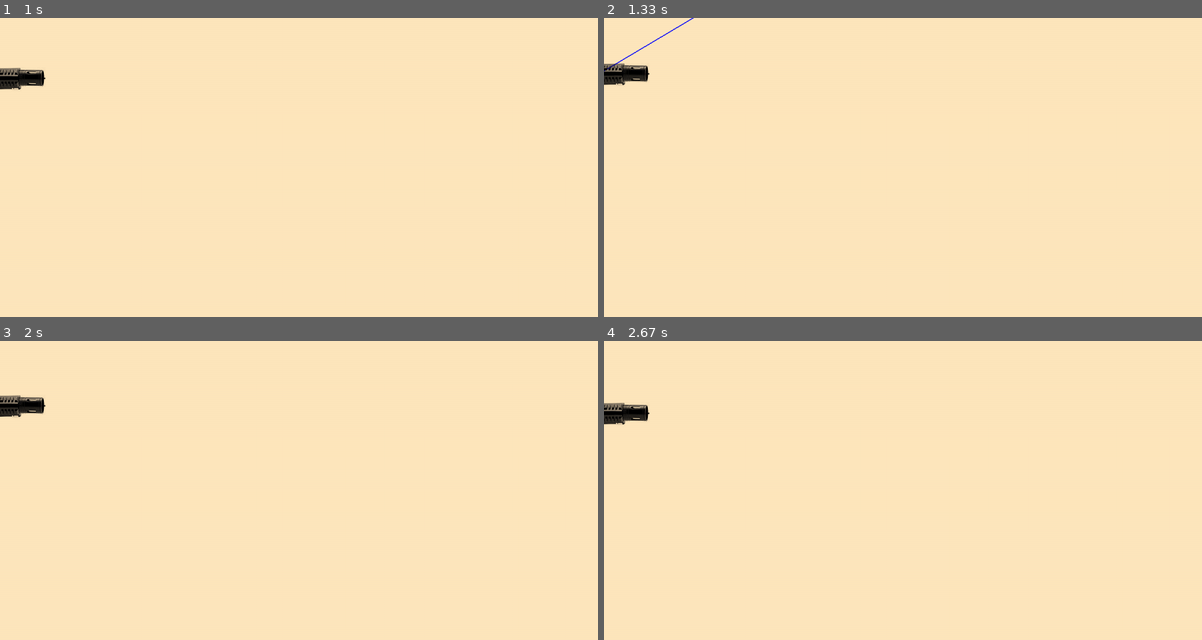
Above: before the commit, frames 1-4 (two rows, left to right).
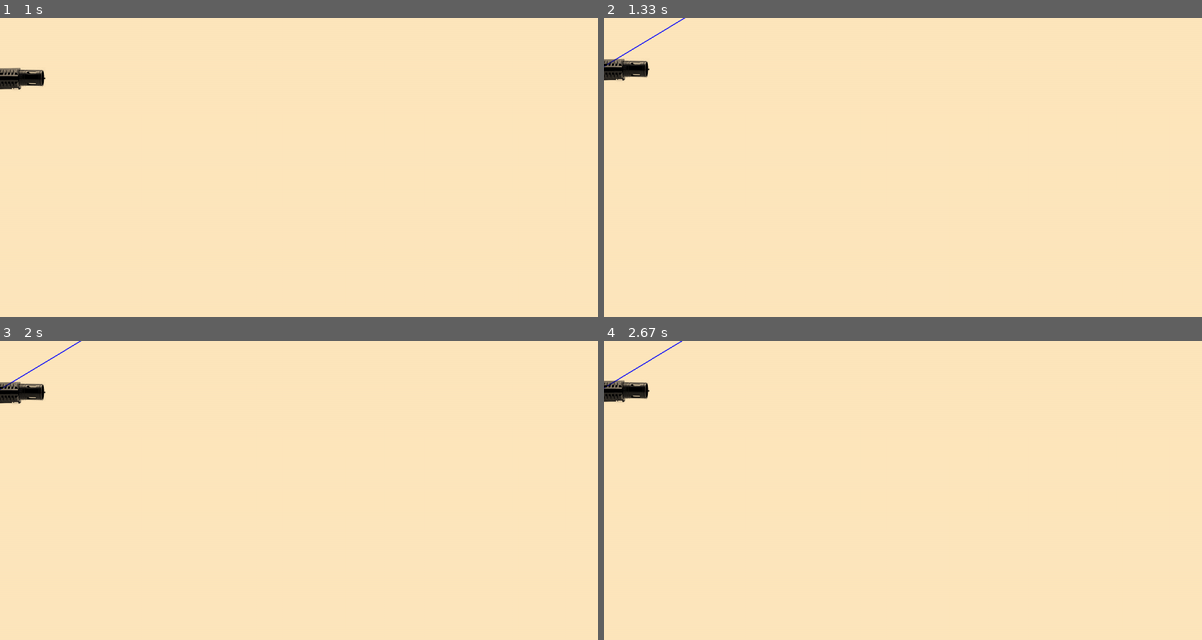
Above: after the commit, the same moments.

Repository: jasmit21/Educational_GameDev
Game: pygame game, started from Menu-System-PyGame-main/main.py
Same seed, same stepped clock (60 frames per second), same inputs: the game is played once before the commit and once after it.
Inputs (mouse positions are in pixels of both pictures, inside the frame that each line leads up to):
- Up to frame 1 (1 s): click "Reflection" at 0.38 s; hold Enter from 0.67 s (still down); hold Up from 0.67 s (still down); move the mouse to (275, 179) at 0.7 s
- Up to frame 2 (1.33 s): release Enter at 1.13 s; release Up at 1.13 s; hold W from 1.17 s (still down)
- Up to frame 3 (2 s): release W at 1.63 s; hold Down 1.67-1.97 s
- Up to frame 4 (2.67 s): hold W 2-2.37 s; hold Down from 2.4 s (still down)

Frame 1 is identical in both runs. In frame 2, 0.6% of the frame differs, in the area x 0-15%, y 0-23%; in frame 3, 0.8%; in frame 4, 1.0%, in the area x 0-14%, y 0-28%.

Commit message:
Laser rotation

Diff:
--- a/Menu-System-PyGame-main/reflection.py
+++ b/Menu-System-PyGame-main/reflection.py
@@ -60,10 +60,10 @@
                 pygame.quit()
 
             if event.type == pygame.KEYDOWN:
-                if event.key == pygame.K_UP:
+                if event.key == pygame.K_UP or event.key == pygame.K_w:
                      movetop = 1
 
-                if event.key == pygame.K_DOWN:
+                if event.key == pygame.K_DOWN or event.key == pygame.K_s:
                      movebottom = 1
 
                 if event.key == pygame.K_a:
@@ -76,10 +76,10 @@
                     laserState = laserState * -1
 
             if event.type == pygame.KEYUP:
-                if event.key == pygame.K_UP:
+                if event.key == pygame.K_UP or event.key == pygame.K_w:
                      movetop = 0
 
-                if event.key == pygame.K_DOWN:
+                if event.key == pygame.K_DOWN or event.key == pygame.K_s:
                      movebottom = 0
 
                 if event.key == pygame.K_a:
